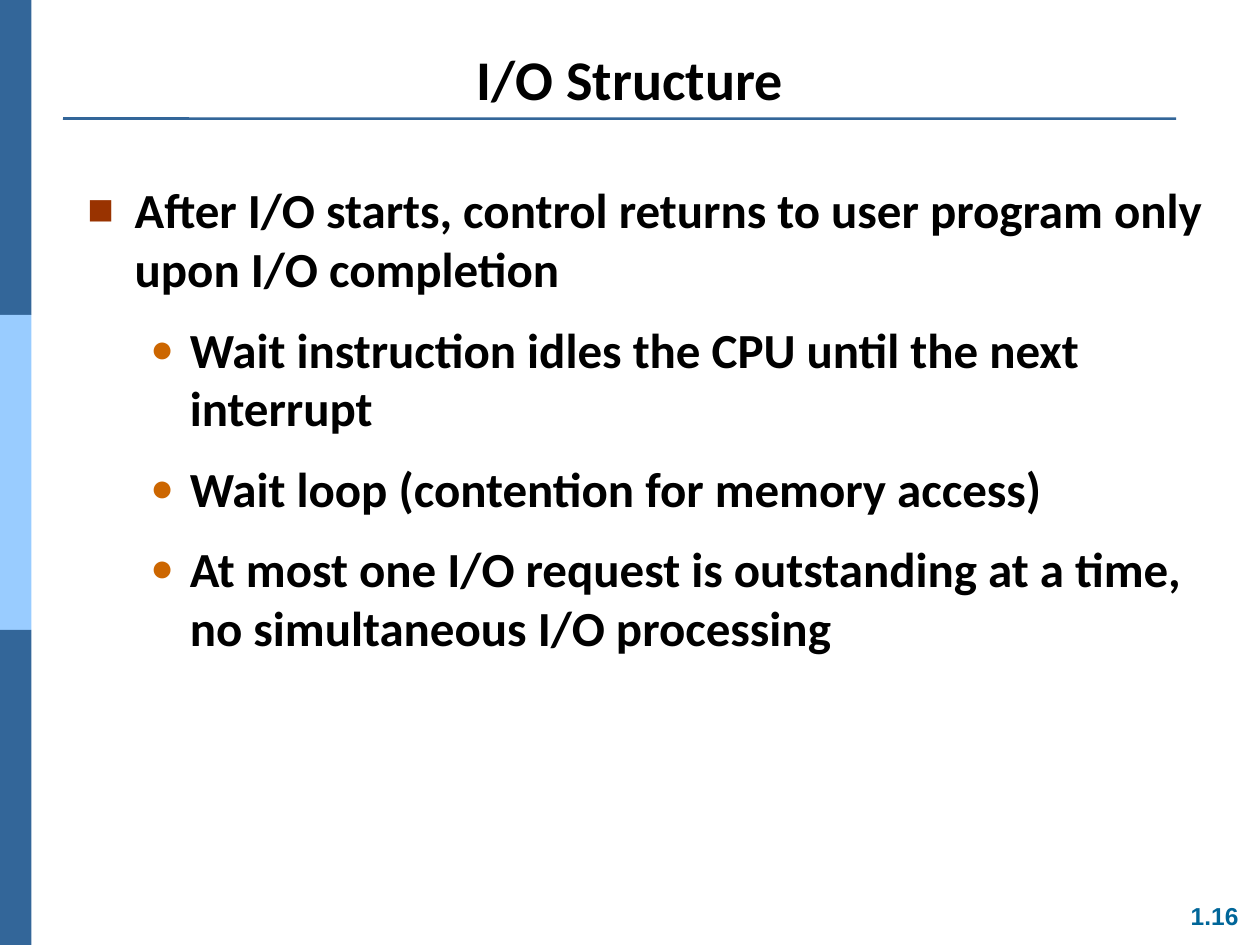
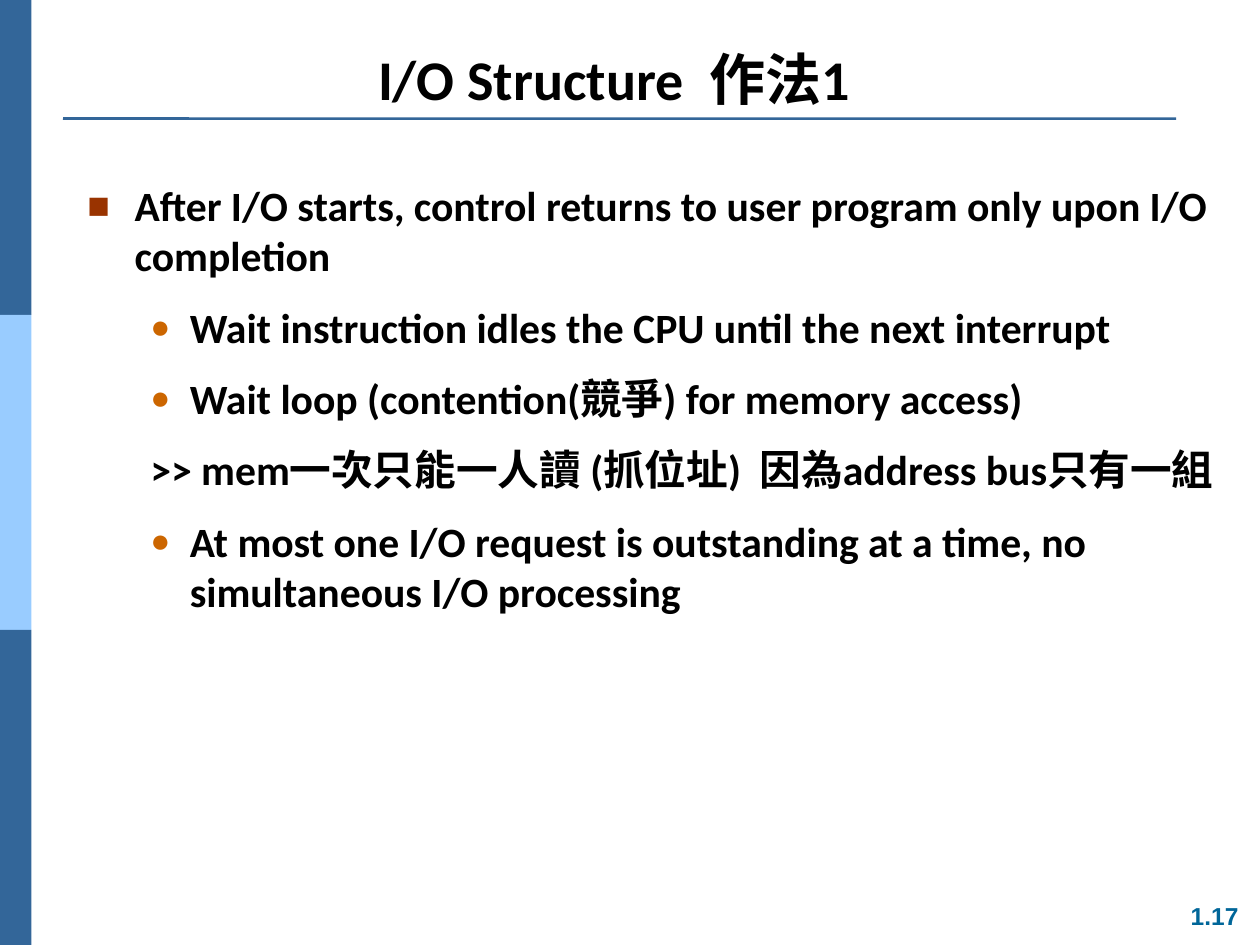
Before and after one commit to Yang09701194/OS_Learning, a slide deck: slide 17 of ch01.ppt (slide 16 before the commit). Drawn at 1260x945 pixels with LibreOffice and Linux fonts; fonts in the diff are those of the drawing. Boxes give left, top, right and bottom in pixels: in the first picture for what was removed or moved away, otherwise in the second. Text is boxed around its words. In the diff, an @@ line names an element or a change of style, - is before the commit and + after.

```diff
--- a/ch01.ppt
+++ b/ch01.ppt
@@ title at (378,52,849,105): text changed @@
-I/O Structure
+I/O Structure 作法1
@@ text at (135,191,1207,614): size 28 to 23.8 pt in "After I/O starts, control returns to user ...", "Wait instruction idles the CPU until the ...", "At most one I/O request is outstanding ..." @@
@@ text at (190,380,1214,491): text changed; size 28 to 23.8 pt @@
-  ● Wait loop (contention for memory access)
+  ● Wait loop (contention(競爭) for memory access)
+  >> mem一次只能一人讀 (抓位址) 因為address bus只有一組
@@ page number at (1191,908,1239,925): text changed @@
-1.16
+1.17
```
Also in this commit, not shown: 2 other slides changed, 1 slide added.
